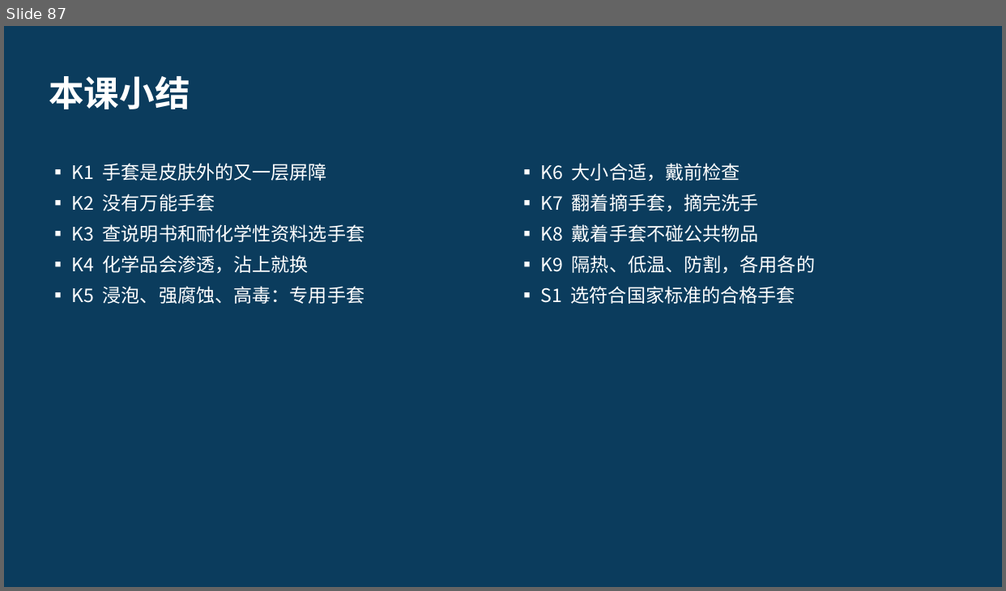
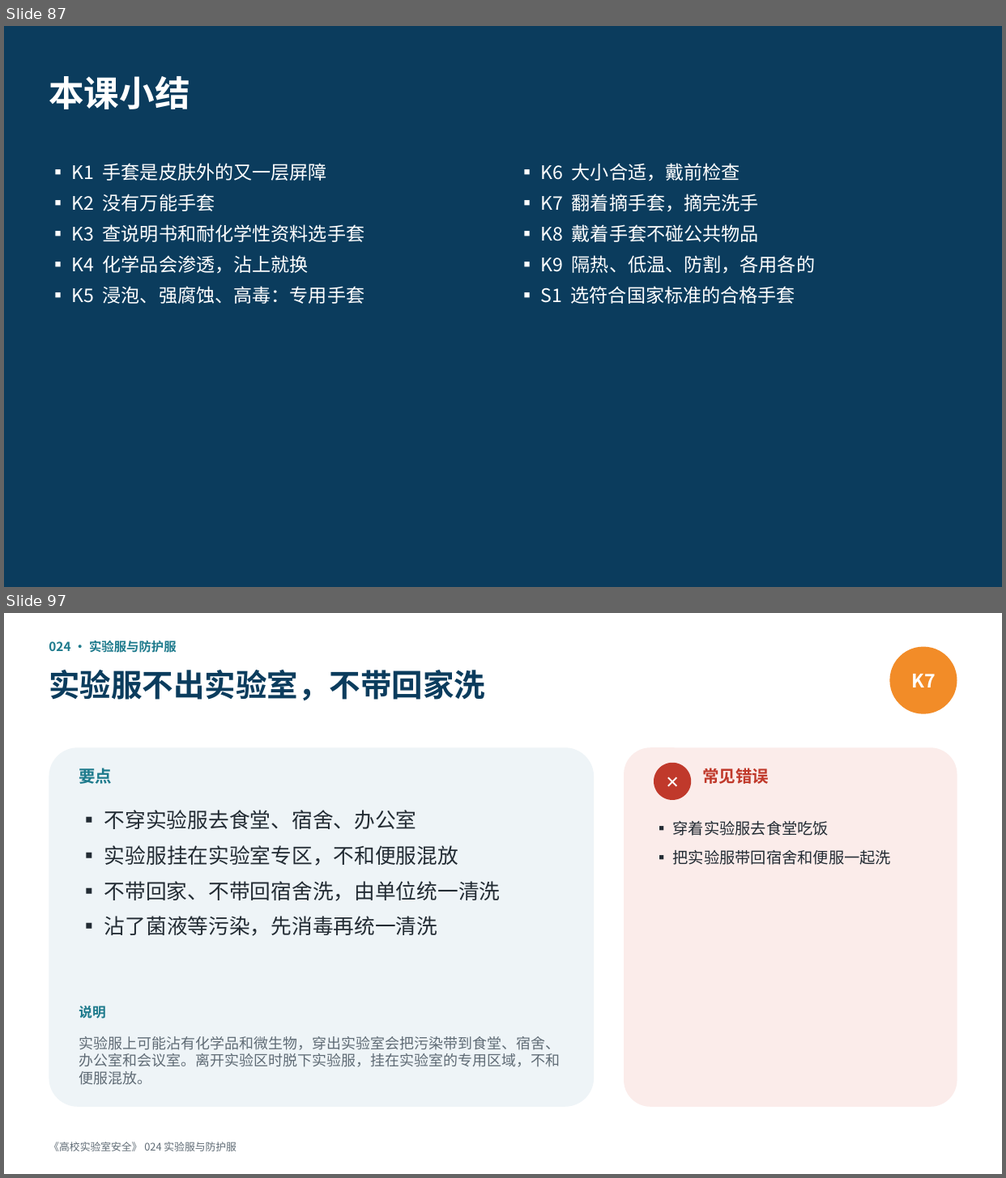
Before and after one commit to hanrongwx-max/videoyoutubo, a slide deck: course/高校实验室安全/课件/第3章_通用安全与个人防护.pptx. Shown one above the other, each under a label of ours: slide 87 before the commit, slides 87 and 97 after it; the slides between them are not shown. The pictures are 1006x591 and 1006x1178 pixels, drawn with LibreOffice and Linux fonts; fonts in the diff are those of the drawing. Boxes give left, top, right and bottom in pixels: in the first picture for what was removed or moved away, otherwise in the second. Text is boxed around its words. In the diff, an @@ line names an element or a change of style, - is before the commit and + after.

```diff
--- a/course/高校实验室安全/课件/第3章_通用安全与个人防护.pptx
+++ b/course/高校实验室安全/课件/第3章_通用安全与个人防护.pptx
@@ slide 97 added at (x1=4, y1=613, x2=1002, y2=1174), background #FFFFFF @@
@@ text added at (x1=49, y1=641, x2=177, y2=653), 12 pt, text #1D7A8C, bold @@
+024 · 实验服与防护服
@@ ellipse added at (x1=889, y1=647, x2=957, y2=714), fill #F28C28, 18 pt, text #FFFFFF, bold @@
+K7
@@ text added at (x1=49, y1=670, x2=485, y2=700), 30 pt, text #0B3C5D, bold @@
+实验服不出实验室，不带回家洗
@@ rounded rectangle added at (x1=49, y1=747, x2=594, y2=1107), fill #EEF4F7 @@
@@ rounded rectangle added at (x1=624, y1=747, x2=957, y2=1107), fill #FBECEA @@
@@ text added at (x1=79, y1=768, x2=112, y2=784), 16 pt, text #1D7A8C, bold @@
+要点
@@ ellipse added at (x1=654, y1=763, x2=691, y2=800), fill #C0392B, 16 pt, text #FFFFFF, bold @@
+✕
@@ text added at (x1=702, y1=768, x2=769, y2=784), 16 pt, text #C0392B, bold @@
+常见错误
@@ text added at (x1=104, y1=810, x2=501, y2=936), 20 pt, text #222B33 @@
+▪ 不穿实验服去食堂、宿舍、办公室
+▪ 实验服挂在实验室专区，不和便服混放
+▪ 不带回家、不带回宿舍洗，由单位统一清洗
+▪ 沾了菌液等污染，先消毒再统一清洗
@@ text added at (x1=673, y1=821, x2=891, y2=865), 15 pt, text #222B33 @@
+▪ 穿着实验服去食堂吃饭
+▪ 把实验服带回宿舍和便服一起洗
@@ text added at (x1=79, y1=1006, x2=105, y2=1019), 13 pt, text #1D7A8C, bold @@
+说明
@@ text added at (x1=79, y1=1037, x2=560, y2=1085), 14 pt, text #5F6B75 @@
+实验服上可能沾有化学品和微生物，穿出实验室会把污染带到食堂、宿舍、办公室和会议室。离开实验区时脱下实验服，挂在实验室的专用区域，不和便服混放。
@@ text added at (x1=49, y1=1142, x2=236, y2=1152), 10 pt, text #5F6B75 @@
+《高校实验室安全》 024 实验服与防护服
```
Also in this commit, not shown: 14 other slides added, 4 other files.
